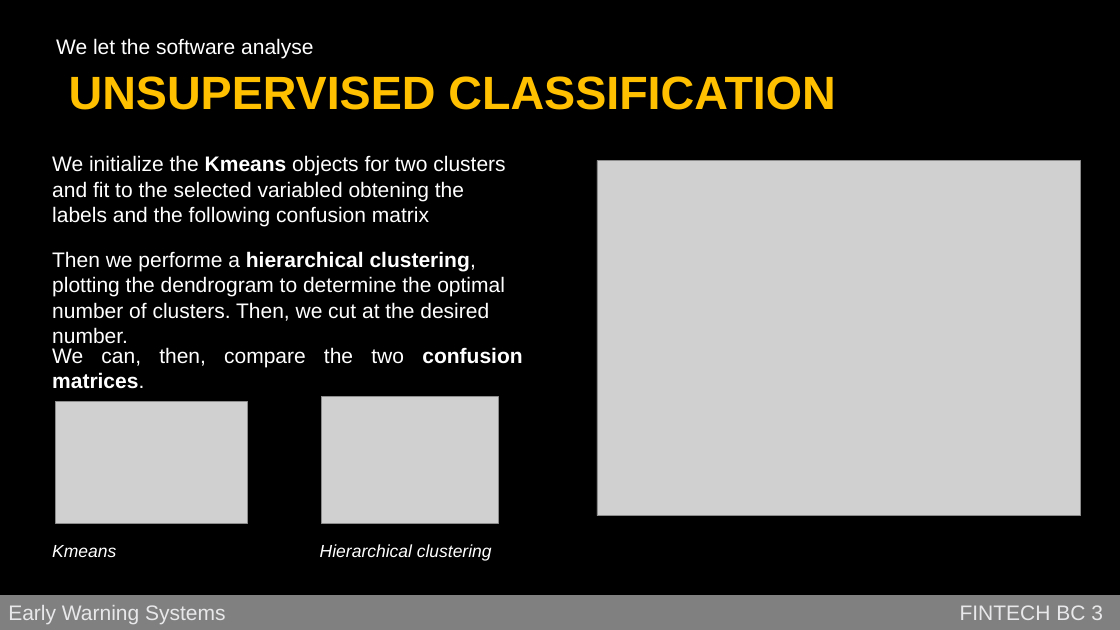
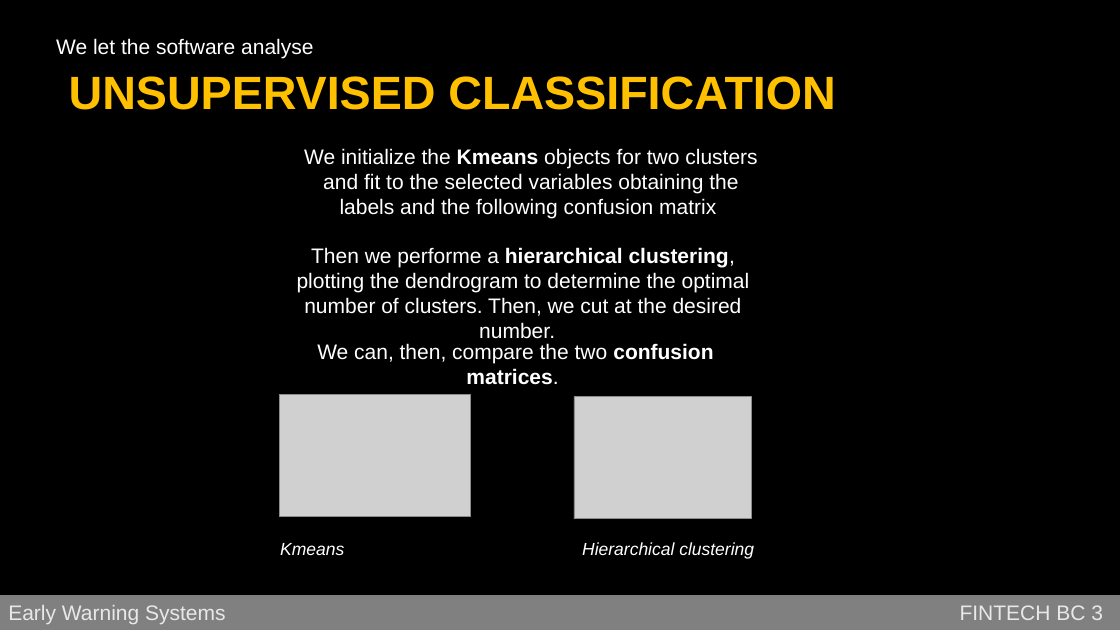
Before and after one commit to jstringara/Fintech, a slide deck: slide 7 of BC3/G/Bozza.pptx. Drawn at 1120x630 pixels with LibreOffice and Linux fonts; fonts in the diff are those of the drawing; grey boxes stand for pictures; background and template pictures are left out. Boxes give left, top, right and bottom in pixels: in the first picture for what was removed or moved away, otherwise in the second. Text is boxed around its words. In the diff, an @@ line names an element or a change of style, - is before the commit and + after.

Commit message:
final fix

```diff
--- a/BC3/G/Bozza.pptx
+++ b/BC3/G/Bozza.pptx
@@ text at (304,148,757,219): text changed @@
-We initialize the Kmeans objects for two clusters and fit to the selected variabled obtening the labels and the following confusion matrix
+We initialize the Kmeans objects for two clusters and fit to the selected variables obtaining the labels and the following confusion matrix
@@ picture removed at (597,160,1081,516) @@
@@ text "Then we performe a hierarchical ...": place and size @@
-text "Then we performe a hierarchical ..." at (52,251,505,321)
+text "Then we performe a hierarchical ..." at (297,247,750,316)
@@ text "Then we performe a hierarchical ..." at (297,247,750,316): alignment left to centre @@
@@ text "We can, then, compare the ...": place and size @@
-text "We can, then, compare the ..." at (52,347,522,389)
+text "We can, then, compare the ..." at (317,343,713,385)
@@ text "We can, then, compare the ..." at (317,343,713,385): alignment justified to centre @@
@@ picture: place and size @@
-picture at (56,402,248,523)
+picture at (280,395,471,517)
@@ picture: place and size @@
-picture at (321,397,498,523)
+picture at (574,397,751,518)
@@ text "Kmeans": place and size @@
-text "Kmeans" at (52,545,116,557)
+text "Kmeans" at (280,543,344,555)
@@ text "Hierarchical clustering": place and size @@
-text "Hierarchical clustering" at (320,544,492,561)
+text "Hierarchical clustering" at (582,542,754,559)
```
Also in this commit, not shown: 1 other slide changed.
